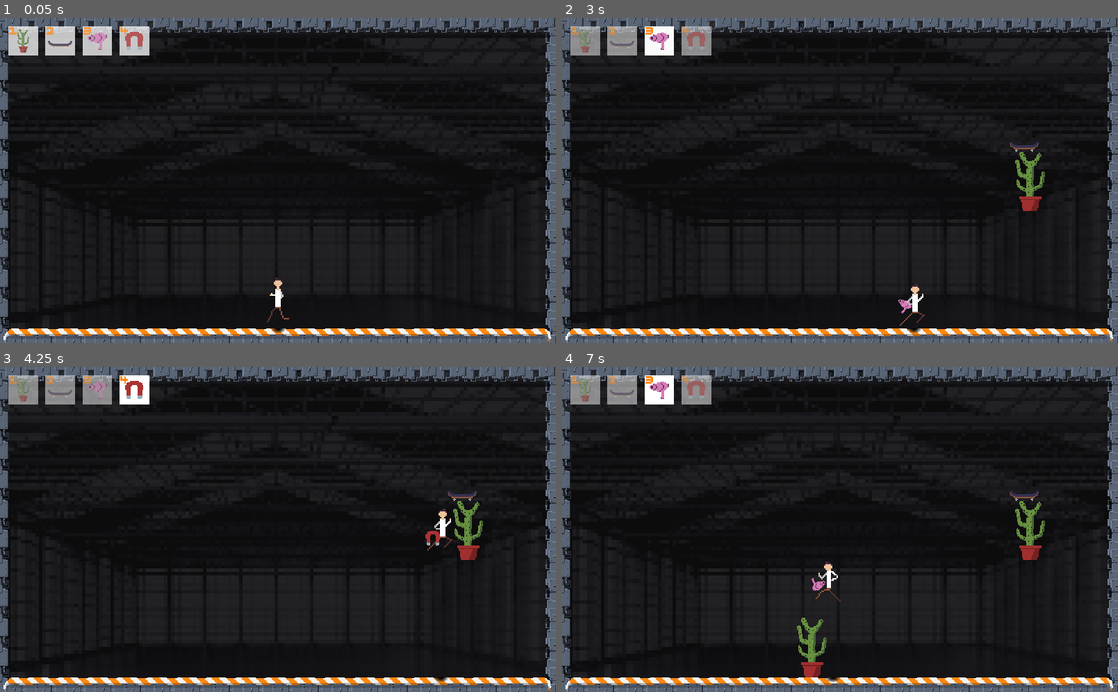
Above: before the commit, frames 1-4 (two rows, left to right).
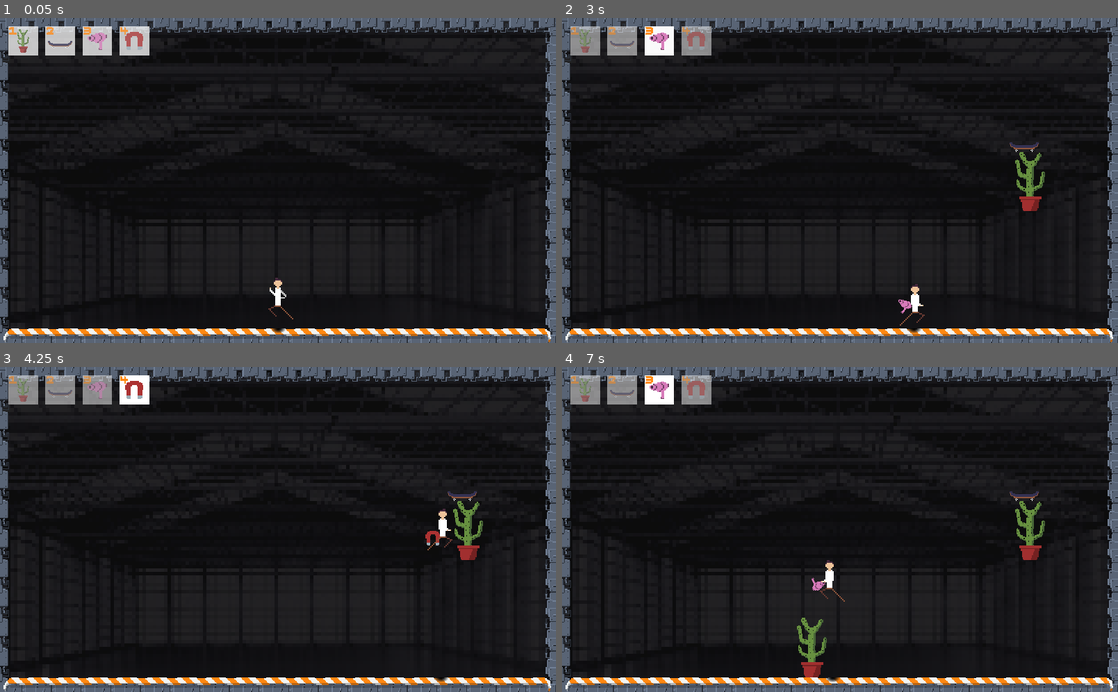
Above: after the commit, the same moments.

Repository: SanderVanhove/GDWJ-31
Game: Godot game, scene res://game.tscn
Two runs of this game, one before a commit and one after it. Both use one fixed random seed, a clock stepped at 60 frames per second and the inputs below.
Inputs (mouse positions are in pixels of both pictures, inside the frame that each line leads up to):
- Up to frame 1 (0.05 s): no input
- Up to frame 2 (3 s): tap Enter at 0.5 s; move the mouse to (962, 164) at 0.52 s; hold Right (ui_right) 0.53-2.03 s; tap Up (ui_up) at 0.6, 0.77, 1.07, 1.52, 1.55, 1.82, 2.3 s; move the mouse to (728, 196) at 1.27 s; tap 1 at 1.35 s; move the mouse to (895, 109) at 2.02 s; hold Left (ui_left) 2.03-2.78 s; tap 2 at 2.1 s; move the mouse to (812, 245) at 2.77 s; hold Right (ui_right) from 2.78 s (still down); tap 3 at 2.85 s
- Up to frame 3 (4.25 s): keep holding Right (ui_right); tap Up (ui_up) at 3.02, 3.05, 3.32, 3.77, 3.8, 4.07 s; move the mouse to (444, 578) at 3.52 s; tap 4 at 3.6 s
- Up to frame 4 (7 s): move the mouse to (673, 480) at 4.27 s; release Right (ui_right) at 4.28 s; hold Left (ui_left) 4.28-5.03 s; tap Up (ui_up) at 4.35, 4.52, 4.82, 5.3, 6.02, 6.05, 6.32, 6.77, 6.8 s; move the mouse to (867, 529) at 5.02 s; hold Right (ui_right) 5.03-5.78 s; tap 1 at 5.1 s; move the mouse to (756, 448) at 5.77 s; hold Left (ui_left) from 5.78 s (still down); tap 2 at 5.85 s; move the mouse to (962, 513) at 6.52 s; tap 3 at 6.6 s

The runs differ from the first frame. In frame 1, less than 0.1% of the frame differs, in the area x 48-53%, y 82-94%; in frame 2, less than 0.1%; in frame 3, less than 0.1%; in frame 4, 0.1%, in the area x 45-51%, y 59-73%.

Commit message:
Merge hold animation changes

Diff:
--- a/Game Jam Game/levels/level_1.tscn
+++ b/Game Jam Game/levels/level_1.tscn
@@ -1,6 +1,9 @@
-[gd_scene load_steps=2 format=2]
+[gd_scene load_steps=5 format=2]
 
 [ext_resource path="res://levels/level_template.tscn" type="PackedScene" id=1]
+[ext_resource path="res://scenes/skateboard.tscn" type="PackedScene" id=2]
+[ext_resource path="res://scenes/cactus.tscn" type="PackedScene" id=3]
+[ext_resource path="res://scenes/spike.tscn" type="PackedScene" id=4]
 
 [node name="room" instance=ExtResource( 1 )]
 
--- a/Game Jam Game/scenes/player.tscn
+++ b/Game Jam Game/scenes/player.tscn
@@ -6,6 +6,8 @@
 [ext_resource path="res://scenes/magnet.tscn" type="PackedScene" id=4]
 [ext_resource path="res://assets/drop_shadow.png" type="Texture" id=5]
 [ext_resource path="res://assets/player-idle.png" type="Texture" id=6]
+[ext_resource path="res://assets/player-idle-hold.png" type="Texture" id=7]
+[ext_resource path="res://assets/player-run-hold.png" type="Texture" id=8]
 
 [sub_resource type="RectangleShape2D" id=1]
 extents = Vector2( 3.923, 23.866 )
@@ -71,10 +73,74 @@
 region = Rect2( 224, 0, 32, 32 )
 
 [sub_resource type="AtlasTexture" id=17]
-atlas = ExtResource( 1 )
-region = Rect2( 0, 0, 32, 32 )
-
-[sub_resource type="SpriteFrames" id=18]
+atlas = ExtResource( 7 )
+region = Rect2( 0, 0, 32, 32 )
+
+[sub_resource type="AtlasTexture" id=18]
+atlas = ExtResource( 7 )
+region = Rect2( 32, 0, 32, 32 )
+
+[sub_resource type="AtlasTexture" id=19]
+atlas = ExtResource( 7 )
+region = Rect2( 64, 0, 32, 32 )
+
+[sub_resource type="AtlasTexture" id=20]
+atlas = ExtResource( 7 )
+region = Rect2( 96, 0, 32, 32 )
+
+[sub_resource type="AtlasTexture" id=21]
+atlas = ExtResource( 7 )
+region = Rect2( 128, 0, 32, 32 )
+
+[sub_resource type="AtlasTexture" id=22]
+atlas = ExtResource( 7 )
+region = Rect2( 160, 0, 32, 32 )
+
+[sub_resource type="AtlasTexture" id=23]
+atlas = ExtResource( 7 )
+region = Rect2( 192, 0, 32, 32 )
+
+[sub_resource type="AtlasTexture" id=24]
+atlas = ExtResource( 1 )
+region = Rect2( 0, 0, 32, 32 )
+
+[sub_resource type="AtlasTexture" id=25]
+atlas = ExtResource( 8 )
+region = Rect2( 0, 0, 32, 32 )
+
+[sub_resource type="AtlasTexture" id=26]
+atlas = ExtResource( 8 )
+region = Rect2( 0, 0, 32, 32 )
+
+[sub_resource type="AtlasTexture" id=27]
+atlas = ExtResource( 8 )
+region = Rect2( 32, 0, 32, 32 )
+
+[sub_resource type="AtlasTexture" id=28]
+atlas = ExtResource( 8 )
+region = Rect2( 64, 0, 32, 32 )
+
+[sub_resource type="AtlasTexture" id=29]
+atlas = ExtResource( 8 )
+region = Rect2( 96, 0, 32, 32 )
+
+[sub_resource type="AtlasTexture" id=30]
+atlas = ExtResource( 8 )
+region = Rect2( 128, 0, 32, 32 )
+
+[sub_resource type="AtlasTexture" id=31]
+atlas = ExtResource( 8 )
+region = Rect2( 160, 0, 32, 32 )
+
+[sub_resource type="AtlasTexture" id=32]
+atlas = ExtResource( 8 )
+region = Rect2( 192, 0, 32, 32 )
+
+[sub_resource type="AtlasTexture" id=33]
+atlas = ExtResource( 8 )
+region = Rect2( 224, 0, 32, 32 )
+
+[sub_resource type="SpriteFrames" id=34]
 animations = [ {
 "frames": [ SubResource( 2 ), SubResource( 3 ), SubResource( 4 ), SubResource( 5 ), SubResource( 6 ), SubResource( 7 ), SubResource( 8 ) ],
 "loop": true,
@@ -86,10 +152,25 @@
 "name": "run",
 "speed": 10.0
 }, {
-"frames": [ SubResource( 17 ) ],
+"frames": [ SubResource( 17 ), SubResource( 18 ), SubResource( 19 ), SubResource( 20 ), SubResource( 21 ), SubResource( 22 ), SubResource( 23 ) ],
+"loop": true,
+"name": "idle-hold",
+"speed": 10.0
+}, {
+"frames": [ SubResource( 24 ) ],
 "loop": true,
 "name": "jump",
 "speed": 5.0
+}, {
+"frames": [ SubResource( 25 ) ],
+"loop": true,
+"name": "jump-hold",
+"speed": 5.0
+}, {
+"frames": [ SubResource( 26 ), SubResource( 27 ), SubResource( 28 ), SubResource( 29 ), SubResource( 30 ), SubResource( 31 ), SubResource( 32 ), SubResource( 33 ) ],
+"loop": true,
+"name": "run-hold",
+"speed": 10.0
 } ]
 
 [node name="player" type="KinematicBody2D"]
@@ -116,9 +197,8 @@
 
 [node name="AnimatedSprite" type="AnimatedSprite" parent="."]
 scale = Vector2( 1.5, 1.5 )
-frames = SubResource( 18 )
-animation = "run"
-frame = 1
+frames = SubResource( 34 )
+animation = "idle-hold"
 playing = true
 
 [node name="Dropshadow" type="Sprite" parent="."]
--- a/Game Jam Game/scripts/player.gd
+++ b/Game Jam Game/scripts/player.gd
@@ -70,7 +70,7 @@
 	# jumping
 	if Input.is_action_just_pressed("ui_up"):
 		if is_on_floor():
-				velocity.y += input_map.up * jump_height
+			velocity.y += input_map.up * jump_height
 
 	# STATE MACHINEEEEE YOOOOOOOOOOOOOOOOOOOOOOOOOO
 	match state:
@@ -86,15 +86,6 @@
 				if is_on_floor():
 					velocity.x = lerp(velocity.x, 0, FRICTION)
 
-			if is_on_floor():
-				if (Input.is_action_pressed("ui_right") or Input.is_action_pressed("ui_left")):
-					_sprite.animation = "run"
-				else:
-					_sprite.animation = "idle"
-
-				if Input.is_action_just_pressed("ui_up"):
-					_sprite.animation = "jump"
-
 		states.NO_GRAVITY:
 			# setting the movement speed for the different objects in zero grav
 			var move_factor = 0.80
@@ -109,14 +100,8 @@
 				if is_on_floor():
 					velocity.x = lerp(velocity.x, 0, FRICTION)
 
-			if is_on_floor():
-				if (Input.is_action_pressed("ui_right") or Input.is_action_pressed("ui_left")):
-					_sprite.animation = "run"
-				else:
-					_sprite.animation = "idle"
+	update_animation()
 
-				if Input.is_action_just_pressed("ui_up"):
-						_sprite.animation = "jump"
 	# item state machine
 	match item:
 		items.NONE:
@@ -143,6 +128,22 @@
 
 	position_drop_shadow()
 
+func update_animation() -> void:
+	var animation = "idle"
+
+	if state == states.REGULAR or state == states.NO_GRAVITY:
+		if is_on_floor():
+			if (Input.is_action_pressed("ui_right") or Input.is_action_pressed("ui_left")):
+				animation = "run"
+
+		else:
+			animation = "jump"
+
+	if item != items.NONE:
+		animation += "-hold"
+
+	_sprite.play(animation)
+
 func position_drop_shadow() -> void:
 	_drop_shadow.position = to_local(_raycast.get_collision_point())
 
Binary file added: Game Jam Game/assets/player-idle-hold.png
Not shown, added: Game Jam Game/assets/player-idle-hold.png.import
Binary file added: Game Jam Game/assets/player-run-hold.png
Not shown, added: Game Jam Game/assets/player-run-hold.png.import
Binary file changed: Game Jam Game/assets/player.aseprite
Not shown: 1 places in Game Jam Game/scenes/player.tscn that only renumber resources
